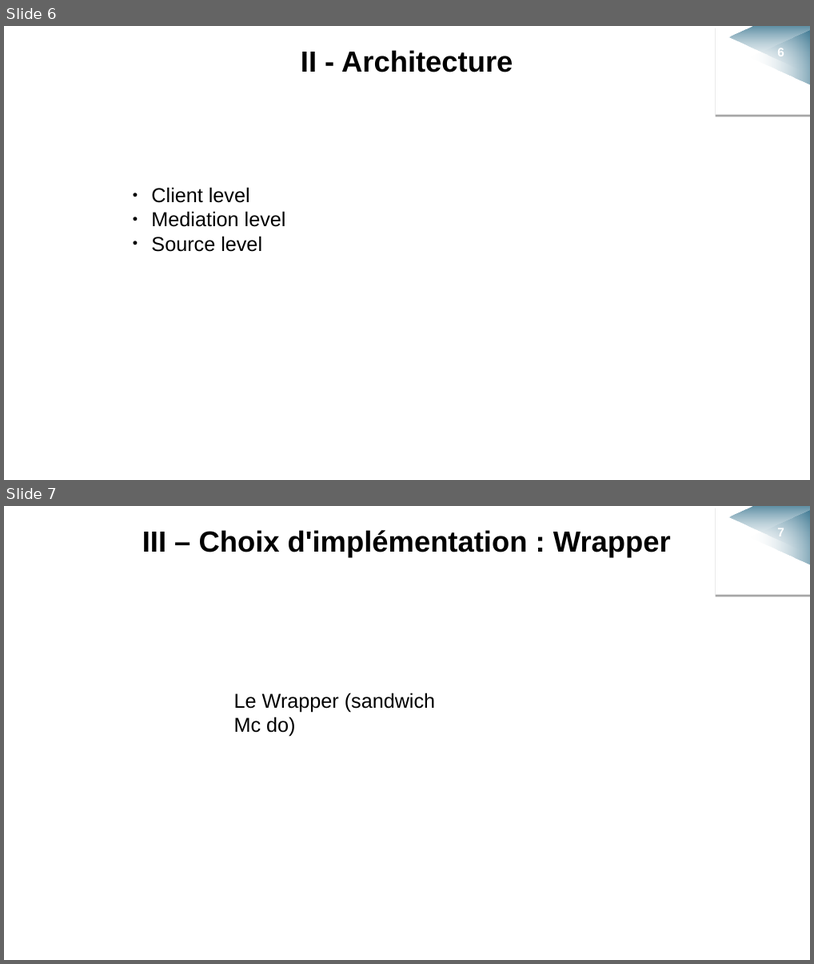
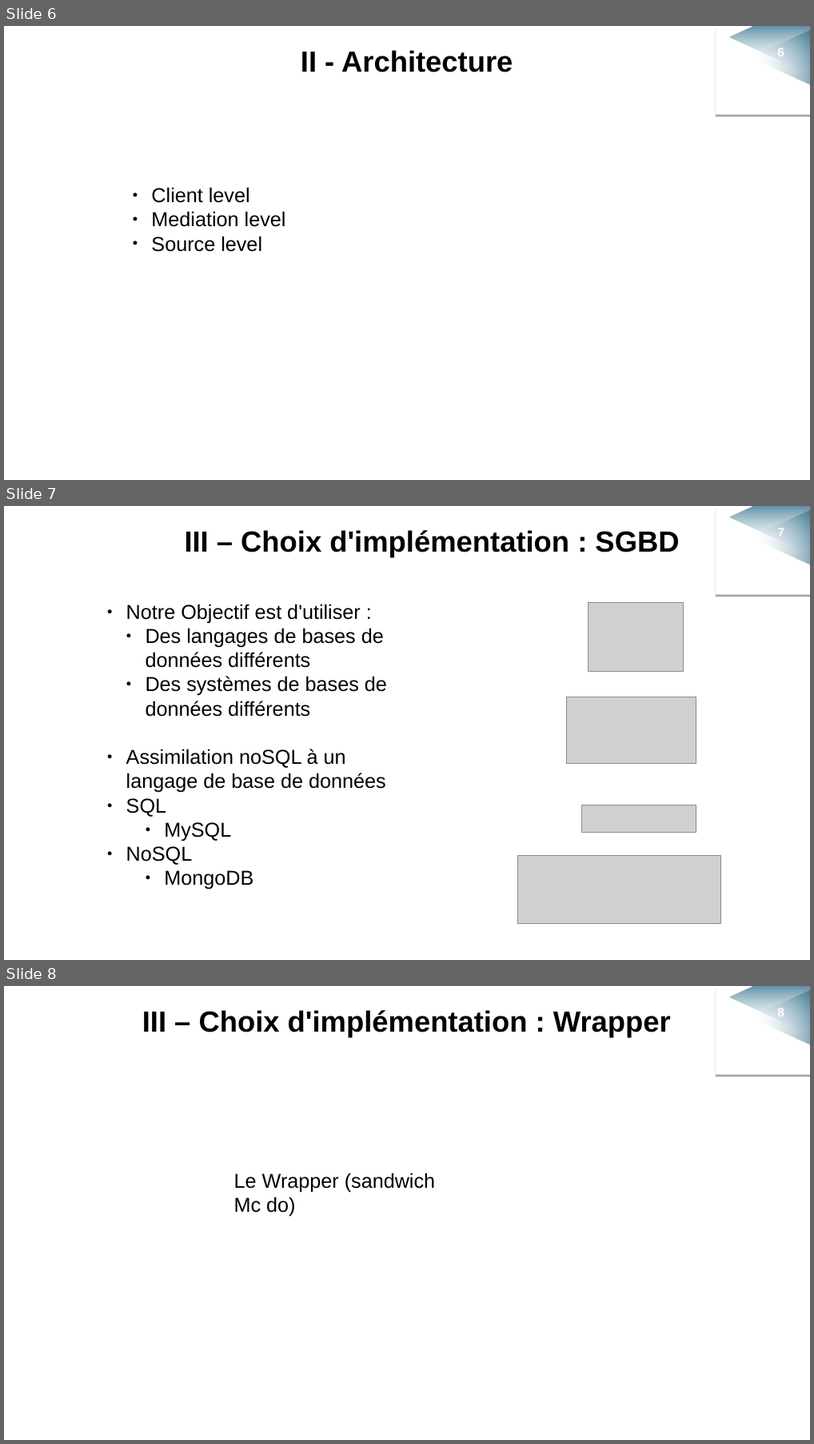
Before and after one commit to sizo0/BDAProject, a slide deck: Documents/Presentation/BDA_presentation.odp. Shown one above the other, each under a label of ours: slides 6 and 7 before the commit, slides 6, 7 and 8 after it. The pictures are 814x964 and 814x1444 pixels, drawn with LibreOffice and Linux fonts; fonts in the diff are those of the drawing; grey boxes stand for pictures; background and template pictures are left out. Boxes give left, top, right and bottom in pixels: in the first picture for what was removed or moved away, otherwise in the second. Text is boxed around its words. In the diff, an @@ line names an element or a change of style, - is before the commit and + after.

Commit message:
odt choix d'implementation SGBD

```diff
--- a/Documents/Presentation/BDA_presentation.odp
+++ b/Documents/Presentation/BDA_presentation.odp
@@ slide 7 added at box(4, 506, 810, 960), background #FFFFFF; not listed: 3 template elements that a slide beside it also shows @@
@@ freeform shape added at box(730, 507, 810, 554), fill gradient #FFFFFF to #004D6F @@
@@ triangle added at box(750, 510, 810, 564), fill gradient #FFFFFF to #004D6F @@
@@ page number added at box(778, 528, 785, 536), 11 pt, text #FFFFFF, bold @@
+7
@@ text added at box(185, 530, 679, 557), 26 pt, text #000000, bold @@
+III – Choix d'implémentation : SGBD
@@ text added at box(126, 604, 387, 864), 18 pt, text #000000 @@
+● Notre Objectif est d'utiliser :
+  ● Des langages de bases de données différents
+  ● Des systèmes de bases de données différents
+● Assimilation noSQL à un langage de base de données
+● SQL
+    ● MySQL
+● NoSQL
+    ● MongoDB
@@ picture added at box(588, 603, 683, 672) @@
@@ picture added at box(567, 696, 696, 764) @@
@@ picture added at box(582, 804, 697, 832) @@
@@ picture added at box(518, 855, 722, 923) @@
@@ what was slide 7 is now slide 8 @@
@@ page number at box(778, 1008, 785, 1016): text changed @@
-7
+8
```
Also in this commit, not shown: 3 slides changed, 1 other file.
